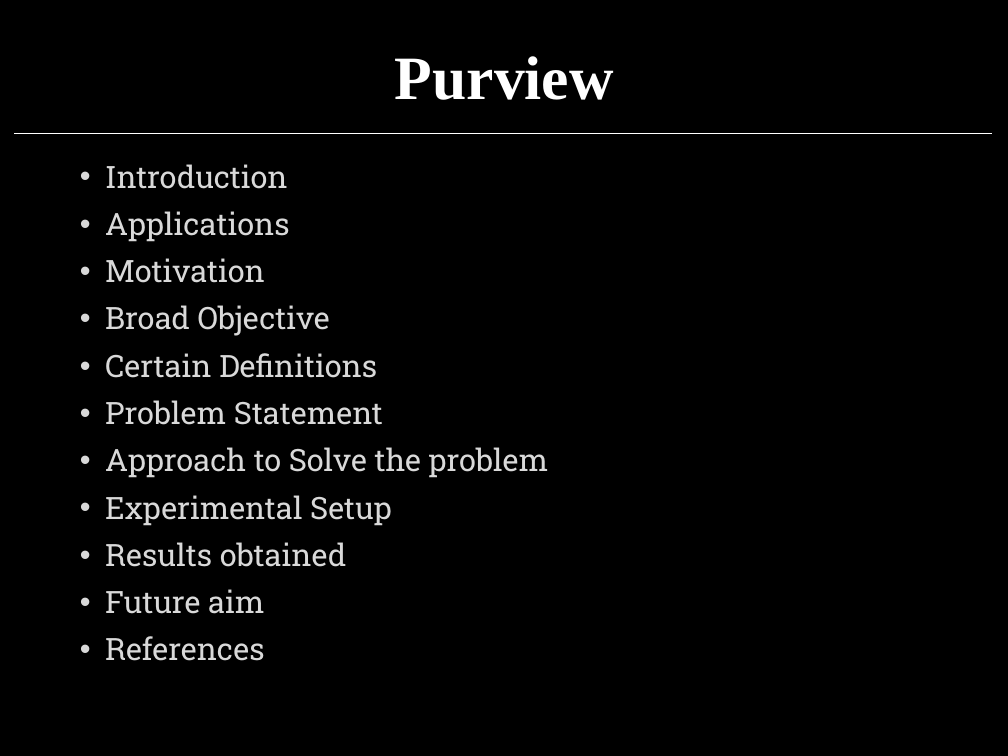
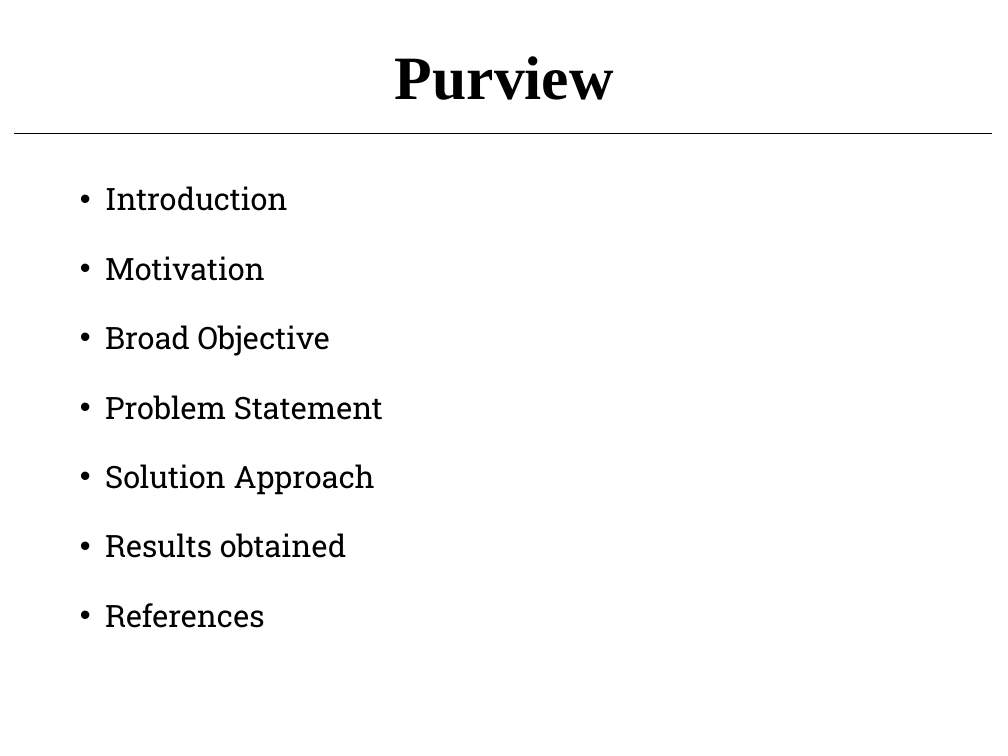
Before and after one commit to j4yd33p/MTP, a slide deck: slide 2 of MTP/Thesis/JBR_PPT.pptx. Drawn at 1008x756 pixels with LibreOffice and Linux fonts; fonts in the diff are those of the drawing. Boxes give left, top, right and bottom in pixels: in the first picture for what was removed or moved away, otherwise in the second. Text is boxed around its words. In the diff, an @@ line names an element or a change of style, - is before the commit and + after.

```diff
--- a/MTP/Thesis/JBR_PPT.pptx
+++ b/MTP/Thesis/JBR_PPT.pptx
@@ background #000000 to #FFFFFF @@
@@ title "Purview" at (395,56,614,100): text colour #FFFFFF to #000000 @@
@@ line (14, 133) - (992, 133): stroke #FFFFFF 0.5 pt to #000000 0.5 pt @@
@@ text at (105,186,383,628): text colour #D9D9D9 to #000000 in "Introduction", "Motivation", "Broad Objective", "Problem Statement" and 2 more places; line spacing 0.9 to 1.5 @@
@@ text at (105,211,289,242): paragraph removed @@
-• Applications
@@ text at (105,353,377,378): paragraph removed @@
-• Certain Definitions
@@ text at (105,464,375,495): text changed; text colour #D9D9D9 to #000000 @@
-• Approach to Solve the problem
-• Experimental Setup
+• Solution Approach
@@ text at (105,589,264,614): paragraph removed @@
-• Future aim
```
Also in this commit, not shown: 10 other slides changed, 15 slides added, 8 slides removed, 6 other files.
